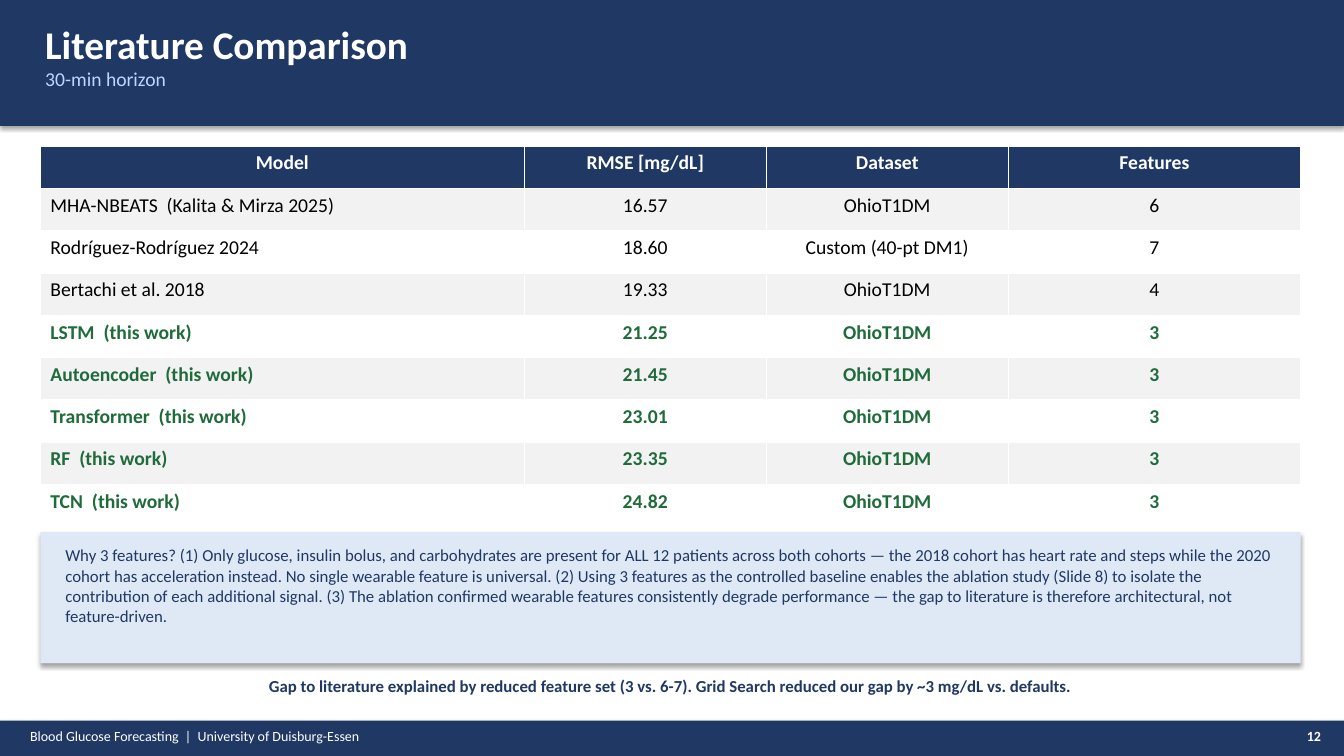
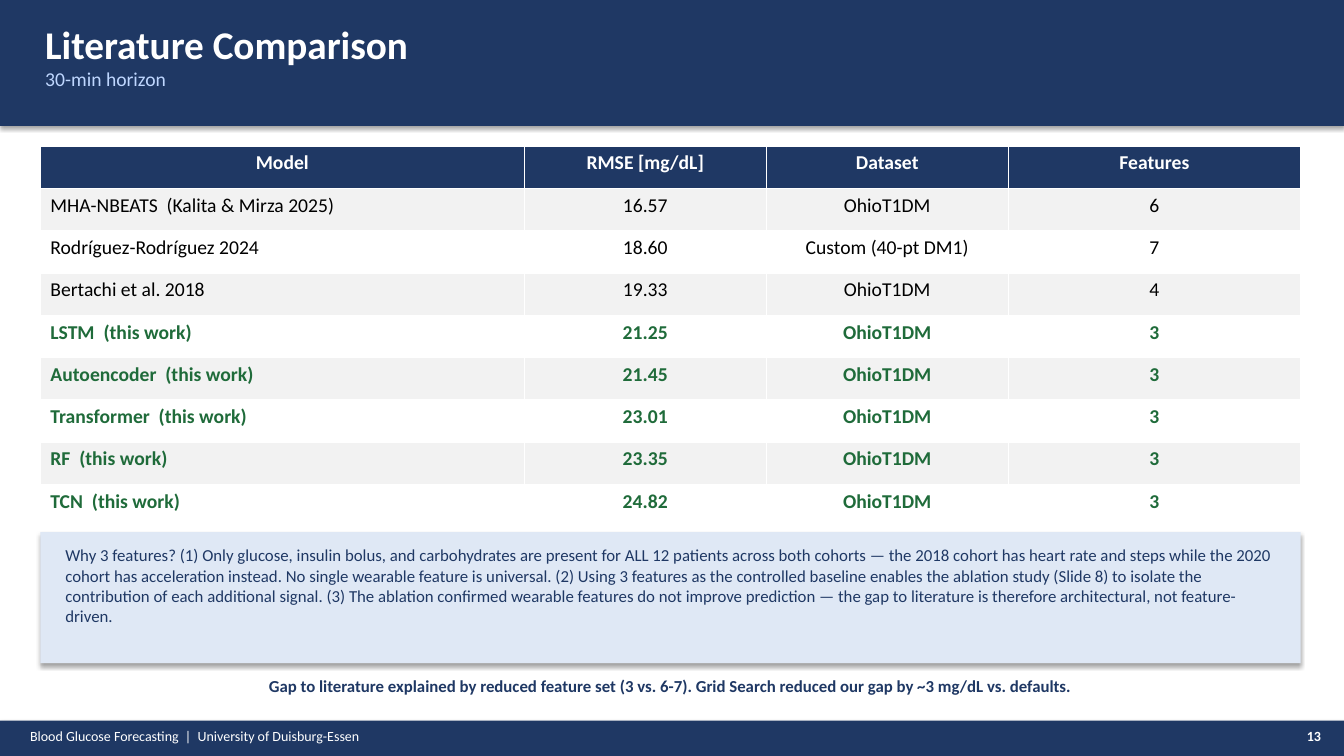
Before and after one commit to Abeeryanek/prediction-of-glucose-levels-in-type1-Diabetes, a slide deck: slide 13 of PRESENTATION_FINAL.pptx (slide 12 before the commit). Drawn at 1344x756 pixels with LibreOffice and Linux fonts; fonts in the diff are those of the drawing. Boxes give left, top, right and bottom in pixels: in the first picture for what was removed or moved away, otherwise in the second. Text is boxed around its words. In the diff, an @@ line names an element or a change of style, - is before the commit and + after.

```diff
--- a/PRESENTATION_FINAL.pptx
+++ b/PRESENTATION_FINAL.pptx
@@ text at <box>65,549,1270,622</box>: text changed @@
-Why 3 features? (1) Only glucose, insulin bolus, and carbohydrates are present for ALL 12 patients across both cohorts — the 2018 cohort has heart rate and steps while the 2020 cohort has acceleration instead. No single wearable feature is universal. (2) Using 3 features as the controlled baseline enables the ablation study (Slide 8) to isolate the contribution of each additional signal. (3) The ablation confirmed wearable features consistently degrade performance — the gap to literature is therefore architectural, not feature-driven.
+Why 3 features? (1) Only glucose, insulin bolus, and carbohydrates are present for ALL 12 patients across both cohorts — the 2018 cohort has heart rate and steps while the 2020 cohort has acceleration instead. No single wearable feature is universal. (2) Using 3 features as the controlled baseline enables the ablation study (Slide 8) to isolate the contribution of each additional signal. (3) The ablation confirmed wearable features do not improve prediction — the gap to literature is therefore architectural, not feature-driven.
```
Also in this commit, not shown: 10 other slides changed, 2 slides added, 1 slide removed, 4 other files.
